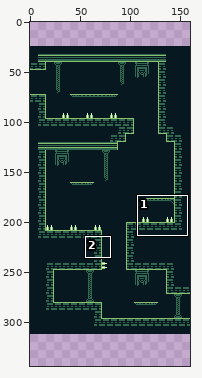
Two versions of one pixel-art file, AsepriteFiles/Levels/LevelC_1-2.aseprite. Above: a wide view before the commit, with the close-up outlined.
Close-up. The starting point:
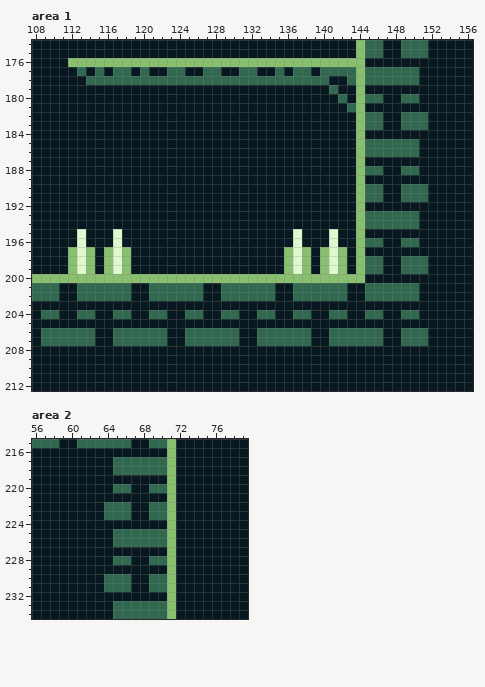
160x288 pixels, 1 frame. Shown: area 1: x 108..156, y 174..212; area 2: x 56..79, y 215..234. The old version is drawn lined up with the new one, on the new canvas. The commit also changed other parts of the picture, which this record leaves out.
The result:
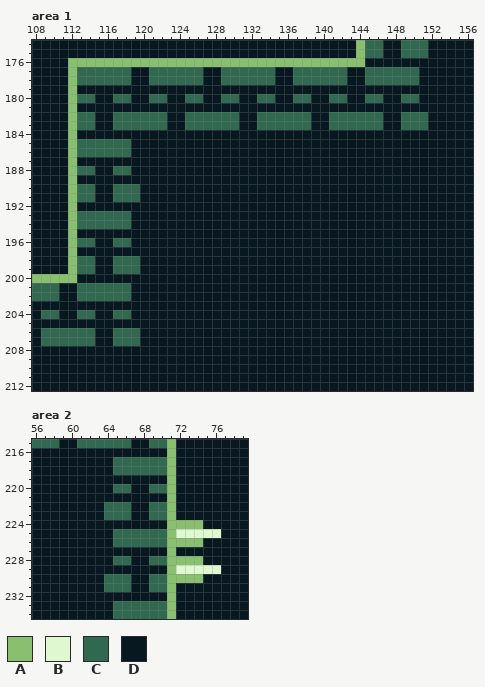
Palette (. is transparent): A #88c070  B #e0f8d0  C #306850  D #081820
The exact change:
canvas 160x288 -> 160x344, the old top-left corner now at 0,24
Area 1:
The author changed colour D to colour A in rows 177 to 196 at x 112.
The author changed colour A to colour C in rows 182 to 183 at x 144; in rows 198 to 199 at x 114 and 118.
The author changed colour B to colour C in row 196 at x 113 and 117; in rows 198 to 199 at x 113 and 117.
The author changed colour D to colour C in row 177 at x 114, 116, 121 to 122, 125 to 126, 129 to 130, 133 to 134 and 139; in row 178 at x 113 and 141 to 142; in row 180 at x 113 to 114, 117 to 118, 121 to 122, 125 to 126, 129 to 130, 133 to 134, 137 to 138 and 141; in rows 182 to 183 at x 113 to 114, 117 to 122, 125 to 130, 133 to 138 and 141 to 143; in rows 185 to 186 at x 113 to 118; in row 188 at x 113 to 114 and 117 to 118.
The author changed colour D to colour C in rows 190 to 191 at x 113 to 114 and 117 to 119; in rows 193 to 194 at x 113 to 118; in row 196 at x 114 and 118; in rows 198 to 199 at x 119.
The author changed colour A to colour D in rows 177 to 181 at x 144; in rows 184 to 196 at x 144; in row 197 at x 114, 116, 118, 136, 138, 140, 142 and 144; in rows 198 to 199 at x 116, 136, 138, 140, 142 and 144; in row 200 at x 113 to 144.
The author changed colour B to colour D in row 195 at x 113, 117, 137 and 141; in row 196 at x 137 and 141; in row 197 at x 113, 117, 137 and 141; in rows 198 to 199 at x 137 and 141.
The author changed colour C to colour D in row 177 at x 120, 127 to 128, 135 and 143; in row 178 at x 119 to 120, 127 to 128, 135 to 136 and 143; in row 179 at x 141; in row 181 at x 143; in rows 185 to 186 at x 145 to 150; in row 188 at x 145 to 146 and 149 to 150.
The author changed colour C to colour D in rows 190 to 191 at x 145 to 146 and 149 to 151; in rows 193 to 194 at x 145 to 150; in row 196 at x 145 to 146 and 149 to 150; in rows 198 to 199 at x 145 to 146 and 149 to 151; in rows 201 to 202 at x 121 to 126, 129 to 134, 137 to 142 and 145 to 150; in row 204 at x 121 to 122, 125 to 126, 129 to 130, 133 to 134, 137 to 138, 141 to 142, 145 to 146 and 149 to 150.
The author changed colour C to colour D in rows 206 to 207 at x 120 to 122, 125 to 130, 133 to 138, 141 to 146 and 149 to 151.
Area 2:
The author changed colour D to colour A in row 224 at x 72 to 74; in row 226 at x 72 to 74; in row 228 at x 72 to 74; in row 230 at x 72 to 74.
The author changed colour D to colour B in row 225 at x 72 to 76; in row 229 at x 72 to 76.
